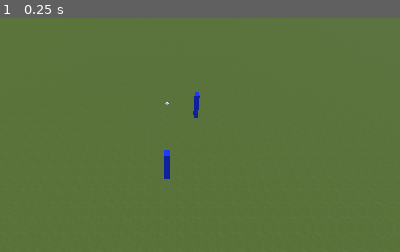
Above: before the commit, frame 1.
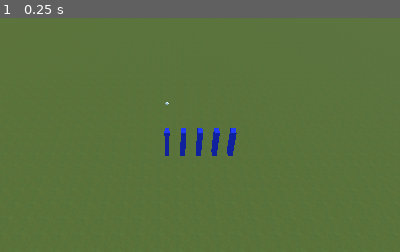
Above: after the commit, the same moment.

Repository: Heisaa/rtsFootball
Game: Godot game, scene res://Scenes/Main/Main.tscn
The game is run twice, just before and just after one commit, with the same random seed, the same clock (stepped at 60 frames per second) and the same inputs.
Inputs:
- Up to frame 1 (0.25 s): no input
The pictures show only the part of the screen within x 29-79%, y 19-69%; the shares and areas given below are measured in that part.

The runs differ from the first frame. In frame 1, 1.1% of the frame differs, in the area x 41-60%, y 31-69%.
Error before the commit: Invalid get index 'velocity' (on base: 'Nil'). (res://Objects/Player/StateMachine/State.gd:10)

Commit message:
state machine working

Diff:
--- a/Objects/Player/Player.gd
+++ b/Objects/Player/Player.gd
@@ -1,4 +1,6 @@
 extends KinematicBody
+
+class_name Player
 
 var selected = false
 var velocity = Vector3(0,0,0)
@@ -8,7 +10,7 @@
 var state_factory
 
 onready var outline = $MeshInstance/Outline
-onready var player_manager = get_node("../PlayerManager")
+onready var player_manager = get_parent()
 
 signal was_selected
 signal was_deselected
@@ -45,7 +47,7 @@
 	if is_instance_valid(state):
 		state.queue_free()
 	state = state_factory.get_state(new_state_name).new()
-	#state.setup(funcref(self, "change_state"), self)
+	state.setup(funcref(self, "change_state"), self)
 	state.name = "current_state"
 	add_child(state)
 
--- a/Objects/Player/Player.tscn
+++ b/Objects/Player/Player.tscn
@@ -1,10 +1,6 @@
-[gd_scene load_steps=11 format=2]
+[gd_scene load_steps=7 format=2]
 
 [ext_resource path="res://Objects/Player/Player.gd" type="Script" id=1]
-[ext_resource path="res://Objects/Player/StateMachine/State.gd" type="Script" id=2]
-[ext_resource path="res://Objects/Player/StateMachine/Idle.gd" type="Script" id=3]
-[ext_resource path="res://Objects/Player/StateMachine/Run.gd" type="Script" id=4]
-[ext_resource path="res://Objects/Player/StateMachine/StateFactory.gd" type="Script" id=5]
 
 [sub_resource type="SpatialMaterial" id=1]
 albedo_color = Color( 0.0862745, 0.192157, 0.886275, 1 )
@@ -54,15 +50,4 @@
 transform = Transform( 1, 0, 0, 0, -1.62921e-07, -1, 0, 1, -1.62921e-07, 0, 0, 0 )
 shape = SubResource( 5 )
 
-[node name="State" type="Node" parent="."]
-script = ExtResource( 2 )
-
-[node name="Idle" type="Node" parent="State"]
-script = ExtResource( 3 )
-
-[node name="Run" type="Node" parent="State"]
-script = ExtResource( 4 )
-
-[node name="StateFactory" type="Node" parent="."]
-script = ExtResource( 5 )
 [connection signal="input_event" from="." to="." method="_on_Player_input_event"]
--- a/Objects/Player/StateMachine/Idle.gd
+++ b/Objects/Player/StateMachine/Idle.gd
@@ -3,11 +3,14 @@
 class_name IdleState
 
 func _ready():
-	pass # Replace with function body.
+	persistent_state.velocity = Vector3(0,0,0)
 
 
 func set_target(pos: Vector3):
+	print("target set in idle")
 	persistent_state.target = Vector3(pos.x, persistent_state.target.y, pos.z)
 
-	if persistent_state.target.distance_to(persistent_state.global_transform.origin) < 0.2:
+	print(persistent_state.target.distance_to(persistent_state.global_transform.origin))
+	if persistent_state.target.distance_to(persistent_state.global_transform.origin) > 0.2:
+		print("changeing to run")
 		change_state.call_func("run")
--- a/Objects/Player/StateMachine/Run.gd
+++ b/Objects/Player/StateMachine/Run.gd
@@ -8,7 +8,9 @@
 	persistent_state.target = Vector3(pos.x, persistent_state.target.y, pos.z)
 
 func _physics_process(_delta):
+	print("run")
 	# Move player
+	print(persistent_state.target.distance_to(persistent_state.global_transform.origin))
 	if persistent_state.target.distance_to(persistent_state.global_transform.origin) > 0.2:
 		# Rotate
 		var angle = atan2(persistent_state.velocity.x, persistent_state.velocity.z)
--- a/Objects/Player/StateMachine/State.gd
+++ b/Objects/Player/StateMachine/State.gd
@@ -4,13 +4,12 @@
 
 var change_state
 var persistent_state
+var velocity = 0
 
 func _physics_process(_delta):
-	print(persistent_state)
-	persistent_state.move_and_slide(persistent_state.velocity, Vector2.UP)
+	persistent_state.move_and_slide(persistent_state.velocity, Vector3.UP)
 
 func setup(change_state, persistent_state):
-	print("hej")
 	self.change_state = change_state
 	self.persistent_state = persistent_state
 
--- a/Objects/PlayerManager/PlayerManager.gd
+++ b/Objects/PlayerManager/PlayerManager.gd
@@ -1,19 +1,31 @@
 extends Spatial
 
-var selected_players =[]
+const Player = preload("res://Objects/Player/Player.tscn")
+
+const all_players = []
+const selected_players =[]
 
 const ray_length = 1000
 
 onready var camera = get_node("../Camera")
+onready var ball = get_node("../Ball")
 
 
 #################
 ### Game loop ###
 #################
 func _ready():
-	pass
+	for i in range(0,5):
+		var player = Player.instance()
+		player.translation = Vector3(2, 0.95, i)
+		add_child(player)
+		all_players.append(player)
 
 func _process(_delta):
+	for player in all_players:
+		#player.set_target(ball.global_transform.origin)
+		pass
+
 	var m_pos = get_viewport().get_mouse_position()
 	if Input.is_action_just_pressed("move_command"):
 		var ray_result = raycast_from_mouse(m_pos, 1)
--- a/Scenes/Main/Main.tscn
+++ b/Scenes/Main/Main.tscn
@@ -1,9 +1,8 @@
-[gd_scene load_steps=12 format=2]
+[gd_scene load_steps=11 format=2]
 
 [ext_resource path="res://assets/textures/Grass_001_SD/Grass_001_NORM.jpg" type="Texture" id=1]
 [ext_resource path="res://assets/textures/Grass_001_SD/Grass_001_COLOR.jpg" type="Texture" id=2]
 [ext_resource path="res://Objects/PlayerManager/PlayerManager.gd" type="Script" id=3]
-[ext_resource path="res://Objects/Player/Player.tscn" type="PackedScene" id=4]
 [ext_resource path="res://Objects/FPSLabel/Label.gd" type="Script" id=5]
 
 [sub_resource type="SpatialMaterial" id=1]
@@ -33,7 +32,6 @@
 [node name="Main" type="Spatial"]
 
 [node name="PlayerManager" type="Spatial" parent="."]
-transform = Transform( 1, 0, 0, 0, 1, 0, 0, 0, 1, -1.9071, 0.9, 0 )
 script = ExtResource( 3 )
 
 [node name="Pitch" type="MeshInstance" parent="."]
@@ -61,12 +59,6 @@
 [node name="CollisionShape" type="CollisionShape" parent="Ball"]
 shape = SubResource( 6 )
 
-[node name="Player" parent="." instance=ExtResource( 4 )]
-transform = Transform( 1, 0, 0, 0, 1, 0, 0, 0, 1, 0, 0.95, 0 )
-
-[node name="Player2" parent="." instance=ExtResource( 4 )]
-transform = Transform( 1, 0, 0, 0, 1, 0, 0, 0, 1, 6.027, 0.95, 2.074 )
-
 [node name="Camera" type="Camera" parent="."]
 transform = Transform( -1.16934e-07, 0.696314, -0.717737, 1.13444e-07, 0.717737, 0.696314, 1, -7.10543e-15, -1.62921e-07, -13.8017, 14.4001, 0 )
 
--- a/project.godot
+++ b/project.godot
@@ -13,6 +13,11 @@
 "class": "IdleState",
 "language": "GDScript",
 "path": "res://Objects/Player/StateMachine/Idle.gd"
+}, {
+"base": "KinematicBody",
+"class": "Player",
+"language": "GDScript",
+"path": "res://Objects/Player/Player.gd"
 }, {
 "base": "State",
 "class": "RunState",
@@ -31,6 +36,7 @@
 } ]
 _global_script_class_icons={
 "IdleState": "",
+"Player": "",
 "RunState": "",
 "State": "",
 "StateFactory": ""
@@ -42,11 +48,16 @@
 run/main_scene="res://Scenes/Main/Main.tscn"
 config/icon="res://icon.png"
 
+[display]
+
+window/size/fullscreen=true
+
 [input]
 
 move_command={
 "deadzone": 0.5,
 "events": [ Object(InputEventMouseButton,"resource_local_to_scene":false,"resource_name":"","device":0,"alt":false,"shi …(212 unchanged characters)…
+, Object(InputEventKey,"resource_local_to_scene":false,"resource_name":"","device":0,"alt":false,"shift":false,"control":false,"meta":false,"command":false,"pressed":false,"scancode":77,"unicode":0,"echo":false,"script":null)
  ]
 }
 
